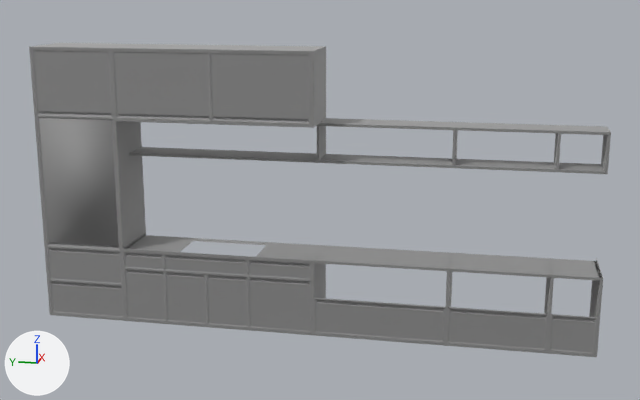
Renders of the Blender file Assets/_MyAssets/Meshes/Kitchen.blend from each side of a commit.
Camera for both pictures: a camera (50 mm lens) standing at (-8.49, -2.06, 3.42) and looking at (-0.32, -0.43, 1.38). Lighting does not change. The marker at lower left points along +X, +Y and +Z.

Script lines for the objects in view, before the commit:
```python
me_mesh_001 = bpy.data.meshes.new('Mesh.001')
me_mesh_001.from_pydata(...)  # 3480 vertices, 6476 faces; spans x -1.0..58.0, y -499.0..42.0, z -238.0..35.0
me_mesh_001.materials.append(mat_01___default)  # its picture is missing
me_mesh_007 = bpy.data.meshes.new('Mesh.007')
me_mesh_007.from_pydata(...)  # a box spanning x 0.0..1.5, y -75.5..0.0, z 0.0..125.4
me_mesh_007.materials.append(mat_01___default)  # its picture is missing
ob_doors = bpy.data.objects.new('Doors', me_mesh_001)
ob_doors.location = (-0.598, 1.923, 2.479)
ob_doors.scale = (0.01, 0.01, 0.01)
ob_refridgedoor = bpy.data.objects.new('RefridgeDoor', me_mesh_007)
ob_refridgedoor.location = (-0.603, 2.3, 0.885)
ob_refridgedoor.scale = (0.01, 0.01, 0.01)
```
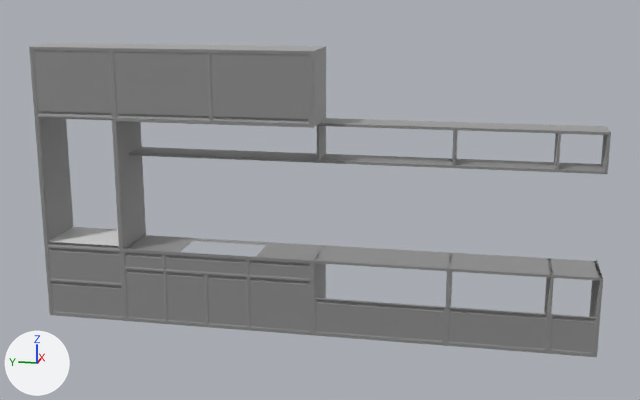
Where the newer file only moved an object's origin or applied its transform, the numbers keep the older frame.

Changed parts and their boxes (x1, y1, x2, y2) in the pictures (640 x 400 px):
'RefridgeDoor', hidden
    before: (39, 118, 119, 246)
'Plane', added
    after: (49, 227, 119, 246)

What changed in the scene script:
```text
Change me_mesh_007:
    used by ob_refridgedoor; location = (-0.603, 2.3, 0.885); scale = (0.01, 0.01, 0.01)
    remove me_mesh_007.from_pydata(...)  # 8 vertices, 7 faces; spans x 0.0..1.5, y -75.5..0.0, z 0.0..125.4
    add me_mesh_007.from_pydata(...)  # 12 vertices, 10 faces; spans x 0.0..0.1, y -0.8..0.0, z 0.0..1.3
    me_mesh_007 part 1
    7 vertices are removed from x 0.0..1.5, y -75.5..0.0, z 0.0..125.4
    7 faces are deleted
    11 vertices are added at x 0.0..0.1, y -0.8..0.0, z 0.0..1.3
    10 new faces join them
Add me_plane:
    me_plane.from_pydata([(-1.0, -1.047, 0.0), (-0.42, -1.047, 0.0), (-1.0, -0.235, 0.0), (-0.42, -0.235, 0.0)], [], [(0, 1, 3, 2)])
Change ob_refridgedoor:
    ob_refridgedoor.scale: (0.01, 0.01, 0.01) -> (1.0, 1.0, 1.0)
    add ob_refridgedoor.hide_set(True)
Add ob_plane:
    ob_plane = bpy.data.objects.new('Plane', me_plane)
    ob_plane.location = (0.401, 2.555, 0.883)
```
